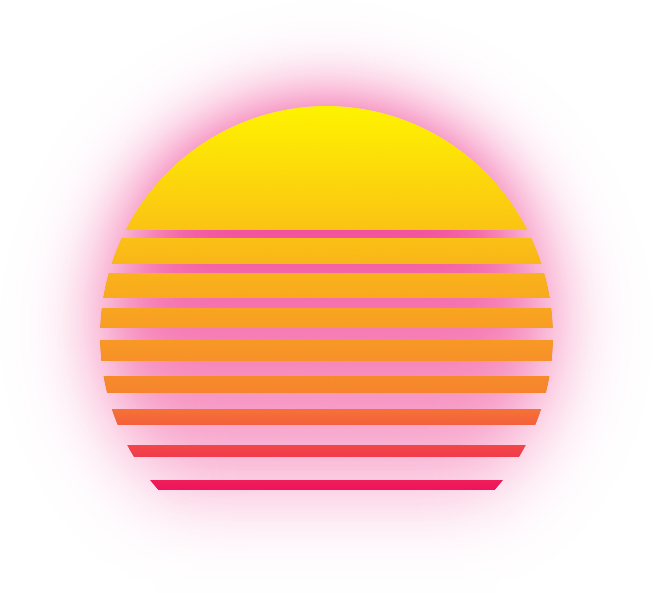
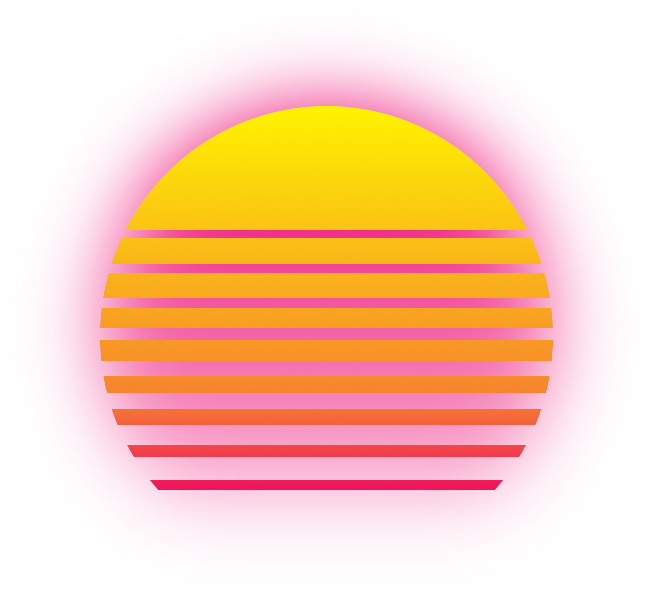
The second 653 x 593 image is a revision of the first. Changes to its layers:
"Drop Shadow #1": opacity 84% → 100% over [53,49,600,534]
